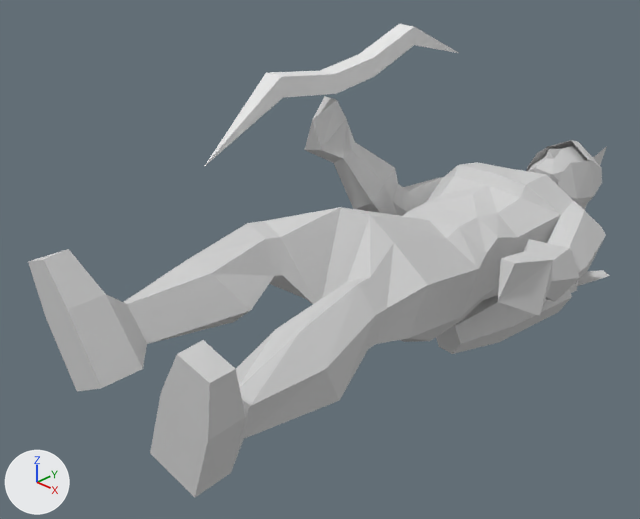
What one commit did to the Blender file techs/megapack/romans/archer_die.blend.
Both versions are drawn from a camera (50 mm lens) standing at (1.61, -0.94, 1.3) and looking at (-0.22, 0.95, 0.03). The lights are fixed; the arrows at lower left show +X, +Y and +Z.

Before the edit, the objects in view are built like this:
```python
me_cube = bpy.data.meshes.new('Cube')
me_cube.from_pydata(...)  # 21 vertices, 38 faces; spans x -1.0..1.0, y -19.9..19.7, z -3.4..2.9
me_cube.materials.append(mat_material)  # its picture is missing
me_speer_man_st_material = bpy.data.meshes.new('speer_man_st_Material')
me_speer_man_st_material.from_pydata(...)  # 373 vertices, 681 faces; spans x -0.51..0.49, y -0.01..2.31, z -0.34..0.45
me_speer_man_st_material.materials.append(mat_material_001)  # its picture is missing
ob_cube = bpy.data.objects.new('Cube', me_cube)
ob_cube.location = (-0.438, 1.317, 0.541)
ob_cube.rotation_euler = (0.101, 0.0145, 0.0332)  # degrees (5.8, 0.8, 1.9)
ob_cube.scale = (0.0344, 0.0344, 0.0344)
ob_speer_man_st_material = bpy.data.objects.new('speer_man_st_Material', me_speer_man_st_material)
ob_speer_man_st_material.location = (0.011, 0.018, -0.01)
ob_speer_man_st_material.scale = (1.05, 1.05, 1.05)
```
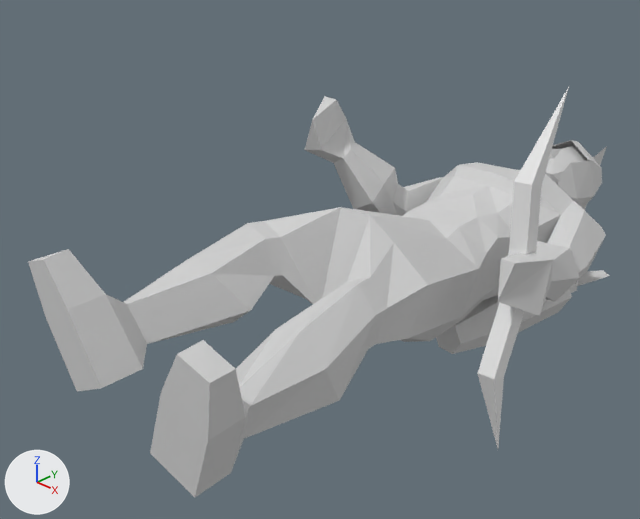
Pixel boxes (x1, y1, x2, y2) of what changed, in the pictures (640 x 519 px):
'Cube', moved, turned, rescaled: before (204, 24, 458, 167); after (477, 87, 569, 448)

The change, as a diff of the scene's bpy script:
```diff
--- a/techs/megapack/romans/archer_die.blend.py
+++ b/techs/megapack/romans/archer_die.blend.py
@@ ob_cube @@
 ob_cube = bpy.data.objects.new('Cube', me_cube)
-ob_cube.location = (-0.438, 1.317, 0.541)
-ob_cube.rotation_euler = (0.101, 0.0145, 0.0332)  # degrees (5.8, 0.8, 1.9)
-ob_cube.scale = (0.0344, 0.0344, 0.0344)
+ob_cube.location = (0.439, 1.081, 0.151)
+ob_cube.rotation_euler = (1.287, -0.0754, 0.0244)  # degrees (74, -4.3, 1.4)
+ob_cube.scale = (0.0278, 0.0278, 0.0278)
```
